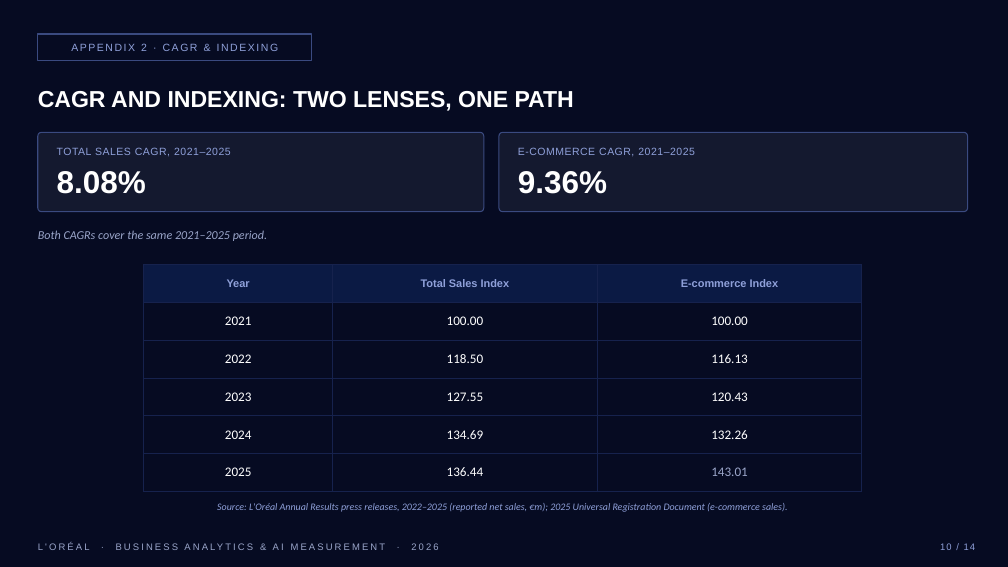
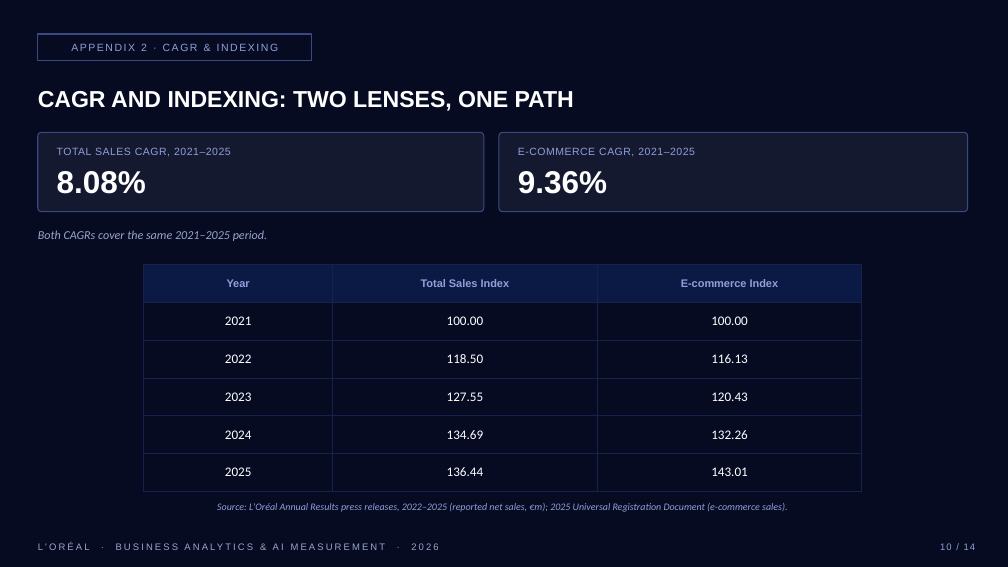
Before and after one commit to vigneshwari2408/loreal-ai-discovery-measurement, a slide deck: slide 10 of From-AI-Discovery-to-Measurement.pptx. Drawn at 1008x567 pixels with LibreOffice and Linux fonts; fonts in the diff are those of the drawing; background and template pictures are left out. Boxes give left, top, right and bottom in pixels: in the first picture for what was removed or moved away, otherwise in the second. Text is boxed around its words. In the diff, an @@ line names an element or a change of style, - is before the commit and + after.

```diff
--- a/From-AI-Discovery-to-Measurement.pptx
+++ b/From-AI-Discovery-to-Measurement.pptx
@@ table at [144,265,862,492] @@
@@ text colour #9AA5C9 to #FFFFFF in "143.01" @@
```
Also in this commit, not shown: 1 other slide changed, 5 other files.
